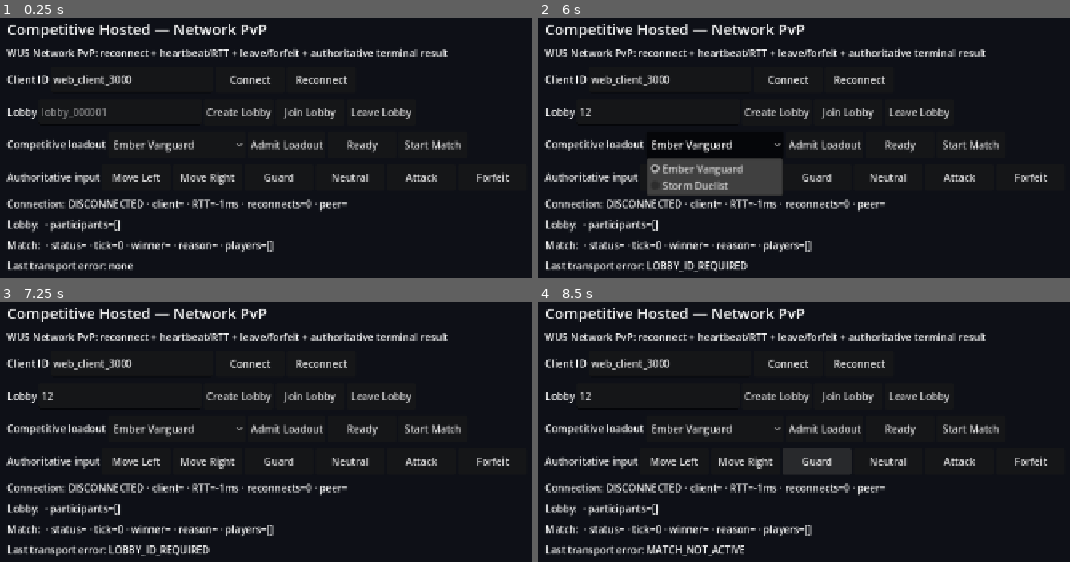
Above: before the commit, frames 1-4 (two rows, left to right).
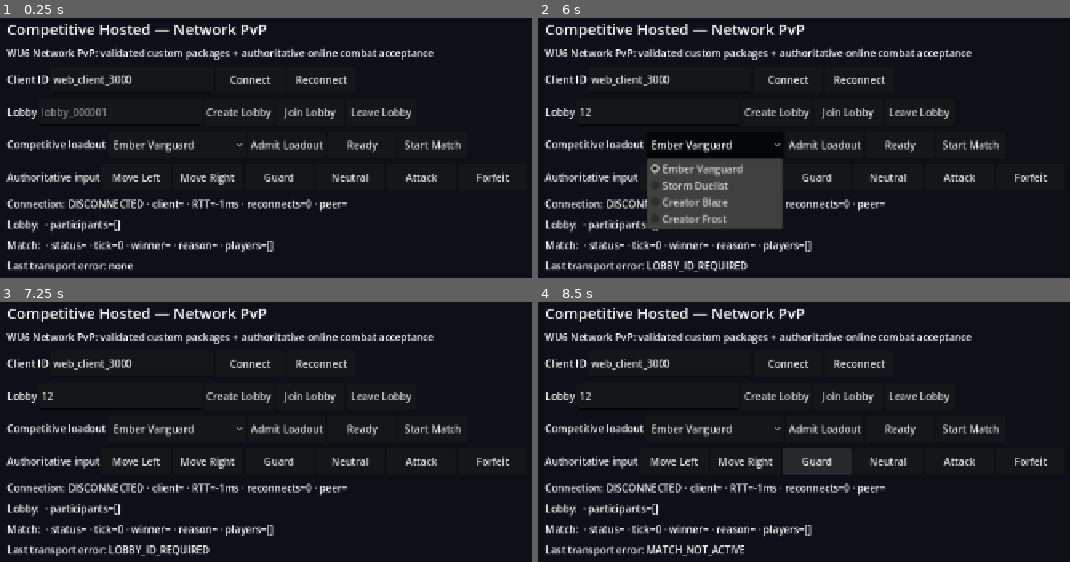
Above: after the commit, the same moments.

Repository: ws951125/custom-fighter
Game: Godot game, scene res://game/network/pvp_lobby.tscn
Same seed, same stepped clock (60 frames per second), same inputs: the game is played once before the commit and once after it. This scene is started directly instead of the project's main scene.
Inputs (mouse positions are in pixels of both pictures, inside the frame that each line leads up to):
- Up to frame 1 (0.25 s): no input
- Up to frame 2 (6 s): click (660, 111) at 0.52 s; type "12" at 0.6 s; click "Ready" at 1.25 s; click "Ready" at 2 s; click "Start Match" at 2.75 s; click "Start Match" at 3.5 s; click "Create Lobby" at 4.25 s; click "Leave Lobby" at 5 s; click "Ember Vanguard" at 5.75 s
- Up to frame 3 (7.25 s): click "Move Left" at 6.5 s
- Up to frame 4 (8.5 s): click "Move Right" at 7.25 s; click "Guard" at 8 s

The runs differ from the first frame. In frame 1, 1.4% of the frame differs, in the area x 4-85%, y 11-17%; in frame 2, 4.5%, in the area x 4-85%, y 11-82%; in frame 3, 1.4%; in frame 4, 1.4%.

Commit message:
V2-6 WU6: add full online custom PvP acceptance

Diff:
--- a/game/network/pvp_lobby.gd
+++ b/game/network/pvp_lobby.gd
@@ -6,6 +6,10 @@
 const EMBER_FINGERPRINT := "56451d3bdf1c7bf74852a3620894667730ddb088f350eb598badfa74c6d3c28e"
 const STORM_ID := "storm_duelist_001"
 const STORM_FINGERPRINT := "5822c6cfb4737c29007f2450a598c501b79c17d8ed9a432e4327976cc6a7026e"
+const CREATOR_BLAZE_ID := "creator_blaze_001"
+const CREATOR_BLAZE_FINGERPRINT := "ef1756f3c1a50e3adc36658735cd160a9664f10aef81174fc1eef288a1cfd318"
+const CREATOR_FROST_ID := "creator_frost_001"
+const CREATOR_FROST_FINGERPRINT := "df6fc187ded8159b40abbf9e58a453f5400bcd766b5d5c9cc25087e4bc213d83"
 const HEARTBEAT_INTERVAL_MS := 2000
 const RECONNECT_RETRY_MS := 500
 
@@ -113,7 +117,7 @@
 	panel.add_child(title)
 
 	var note := Label.new()
-	note.text = "WU5 Network PvP: reconnect + heartbeat/RTT + leave/forfeit + authoritative terminal result"
+	note.text = "WU6 Network PvP: validated custom packages + authoritative online combat acceptance"
 	note.autowrap_mode = TextServer.AUTOWRAP_WORD_SMART
 	panel.add_child(note)
 
@@ -152,6 +156,10 @@
 	_character_option.set_item_metadata(0, EMBER_ID)
 	_character_option.add_item("Storm Duelist")
 	_character_option.set_item_metadata(1, STORM_ID)
+	_character_option.add_item("Creator Blaze")
+	_character_option.set_item_metadata(2, CREATOR_BLAZE_ID)
+	_character_option.add_item("Creator Frost")
+	_character_option.set_item_metadata(3, CREATOR_FROST_ID)
 	_character_option.custom_minimum_size = Vector2(220, 42)
 	loadout_row.add_child(_character_option)
 	_add_button(loadout_row, "Admit Loadout", _admit_selected)
@@ -308,6 +316,10 @@
 		fingerprint = EMBER_FINGERPRINT
 	elif character_id == STORM_ID:
 		fingerprint = STORM_FINGERPRINT
+	elif character_id == CREATOR_BLAZE_ID:
+		fingerprint = CREATOR_BLAZE_FINGERPRINT
+	elif character_id == CREATOR_FROST_ID:
+		fingerprint = CREATOR_FROST_FINGERPRINT
 	else:
 		_last_error = "CHARACTER_NOT_SUPPORTED"
 		_refresh_ui()
@@ -347,6 +359,24 @@
 
 func _send_attack() -> void:
 	_send_action(["basic_attack"])
+
+func _send_forged_combat_state_for_acceptance() -> void:
+	if _match_id.is_empty() or _match_status != "active":
+		_last_error = "MATCH_NOT_ACTIVE"
+		_refresh_ui()
+		_set_web_state()
+		return
+	_input_sequence += 1
+	_send_command({
+		"type": "input",
+		"match_id": _match_id,
+		"input": {
+			"sequence": _input_sequence,
+			"actions": [],
+			"damage": 999,
+			"cooldown": 0
+		}
+	})
 
 func _send_action(actions: Array) -> void:
 	if _match_id.is_empty() or _match_status != "active":
@@ -512,6 +542,10 @@
 		_admit_character(EMBER_ID)
 	elif command == "admit_storm":
 		_admit_character(STORM_ID)
+	elif command == "admit_creator_blaze":
+		_admit_character(CREATOR_BLAZE_ID)
+	elif command == "admit_creator_frost":
+		_admit_character(CREATOR_FROST_ID)
 	elif command == "ready":
 		_toggle_ready()
 	elif command == "start":
@@ -526,6 +560,8 @@
 		_send_neutral()
 	elif command == "attack":
 		_send_attack()
+	elif command == "forge_combat_state":
+		_send_forged_combat_state_for_acceptance()
 	elif command == "forfeit":
 		_forfeit_match()
 	elif command == "request_state":
Not shown, changed: package.json
Not shown, added: backend/pvp/trusted_package_catalog.mjs
Not shown, changed: backend/server.mjs
Not shown, changed: docs/STATUS.md
Not shown, changed: docs/V2_6_NETWORK_PVP_INVENTORY.md
Not shown, changed: docs/V2_ROADMAP.md
Not shown, added: tests/network_pvp_online_acceptance_smoke.mjs
Not shown, added: tests/pvp_trusted_package_catalog_test.mjs
Not shown, changed: tests/smoke_all_runner.mjs
